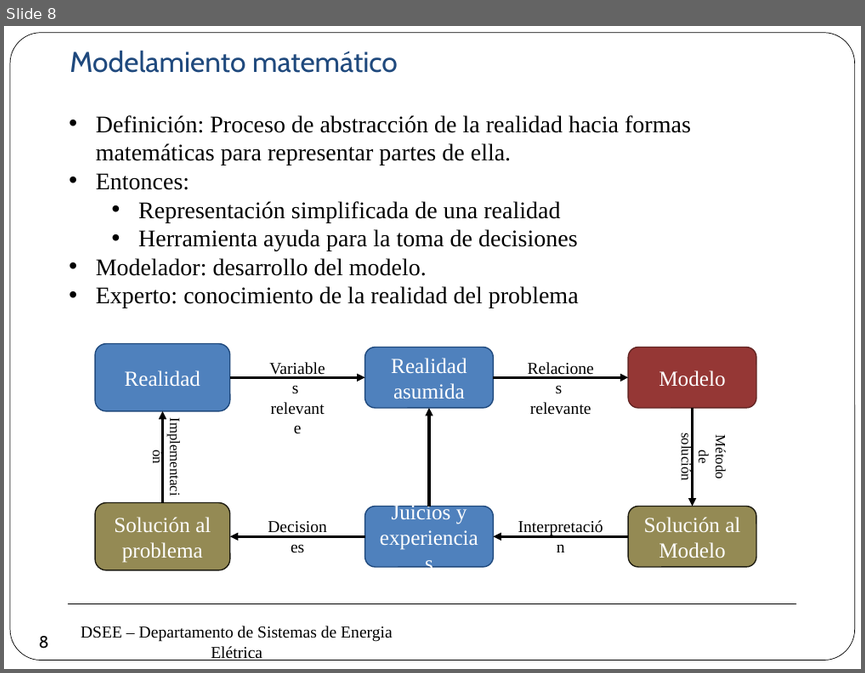
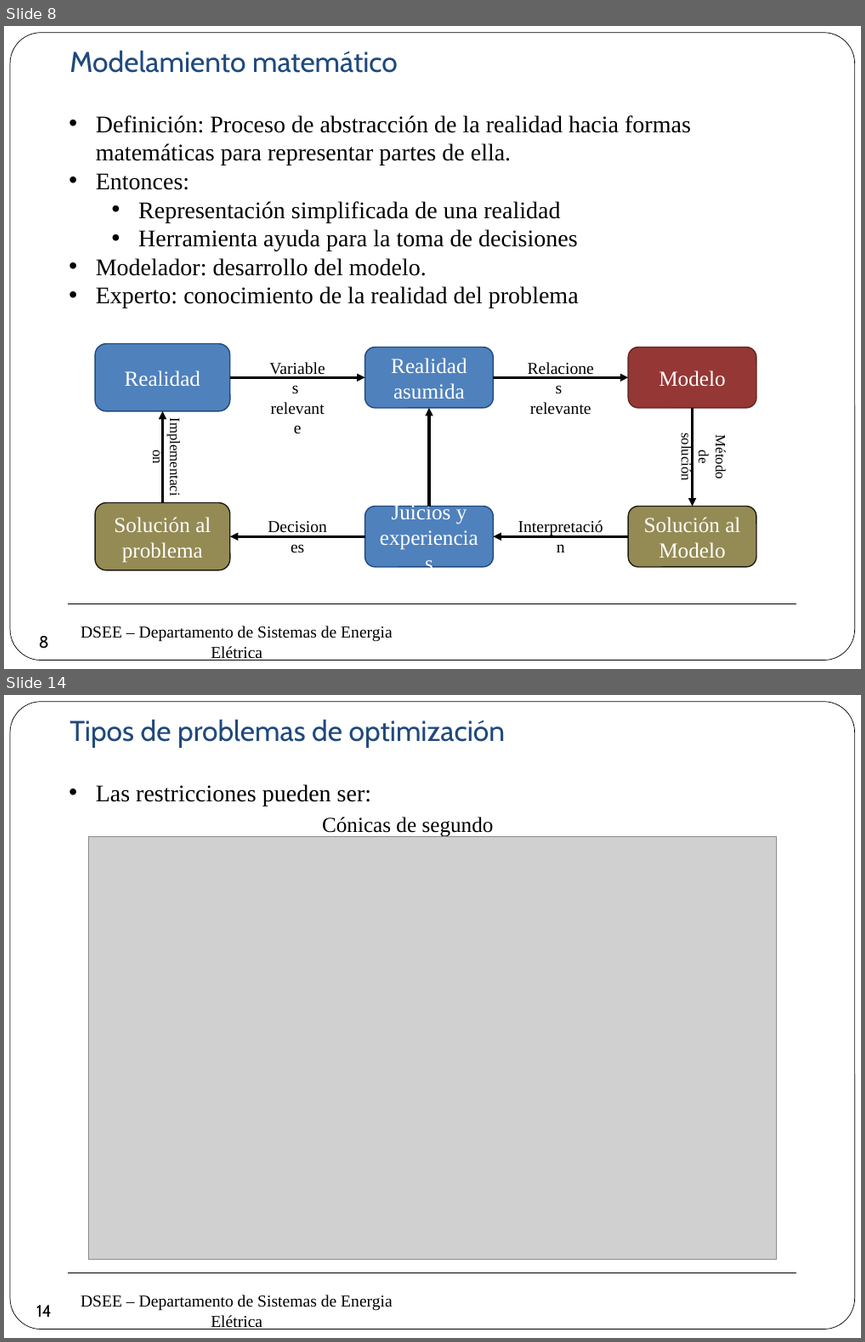
Before and after one commit to erikfilias/Power-Systems-Optimization-using-Julia-Language, a slide deck: 1. Lectures/Introducción a la Optimización aplicada a Sistemas de Energía Eléctrica/Dia 1/2. Modelamiento & Optimización.pptx. Shown one above the other, each under a label of ours: slide 8 before the commit, slides 8 and 14 after it; the slides between them are not shown. The pictures are 865x673 and 865x1342 pixels, drawn with LibreOffice and Linux fonts; fonts in the diff are those of the drawing; grey boxes stand for pictures; background and template pictures are left out. Boxes give left, top, right and bottom in pixels: in the first picture for what was removed or moved away, otherwise in the second. Text is boxed around its words. In the diff, an @@ line names an element or a change of style, - is before the commit and + after.

```diff
--- a/1. Lectures/Introducción a la Optimización aplicada a Sistemas de Energía Eléctrica/Dia 1/2. Modelamiento & Optimización.pptx
+++ b/1. Lectures/Introducción a la Optimización aplicada a Sistemas de Energía Eléctrica/Dia 1/2. Modelamiento & Optimización.pptx
@@ slide 14 added at box(4, 695, 861, 1338), background #FFFFFF; not listed: 3 template elements that a slide beside it also shows @@
@@ text added at box(69, 719, 506, 748), 24 pt, text #1F497D @@
+Tipos de problemas de optimización
@@ text added at box(96, 784, 371, 805), 20 pt, text #000000 @@
+• Las restricciones pueden ser:
@@ text added at box(322, 817, 494, 837), 18 pt, text #000000 @@
+Cónicas de segundo orden
@@ picture added at box(88, 836, 776, 1259) @@
@@ page number added at box(28, 1294, 61, 1327), 14 pt, text #000000 @@
+14
```
Also in this commit, not shown: 1 slide changed, 10 other slides added.
